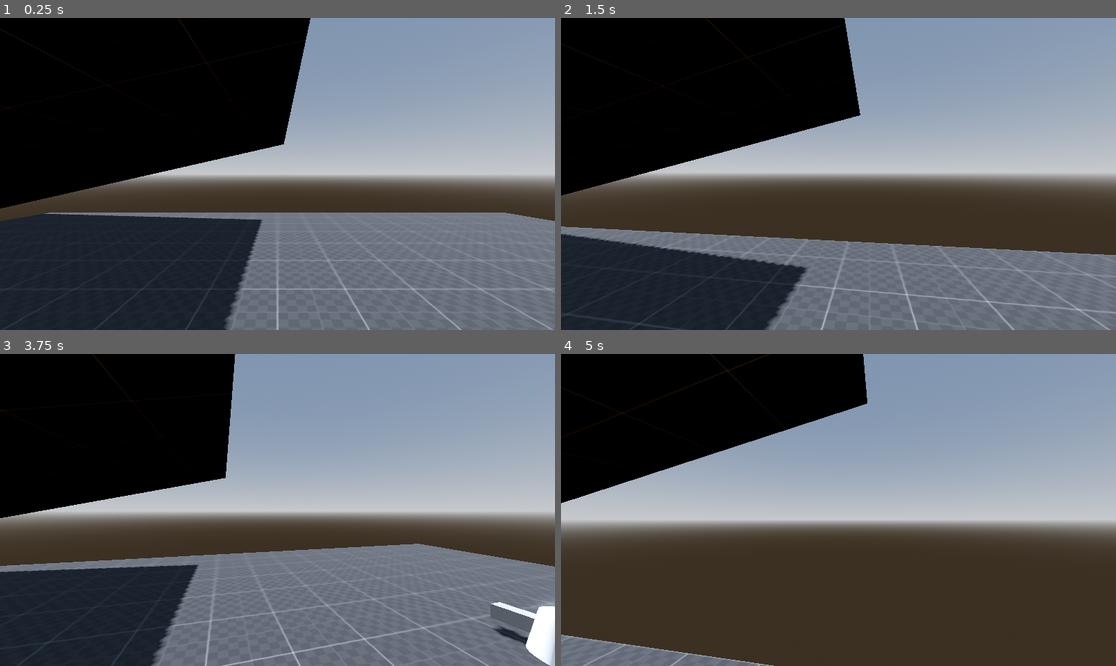
Above: before the commit, frames 1-4 (two rows, left to right).
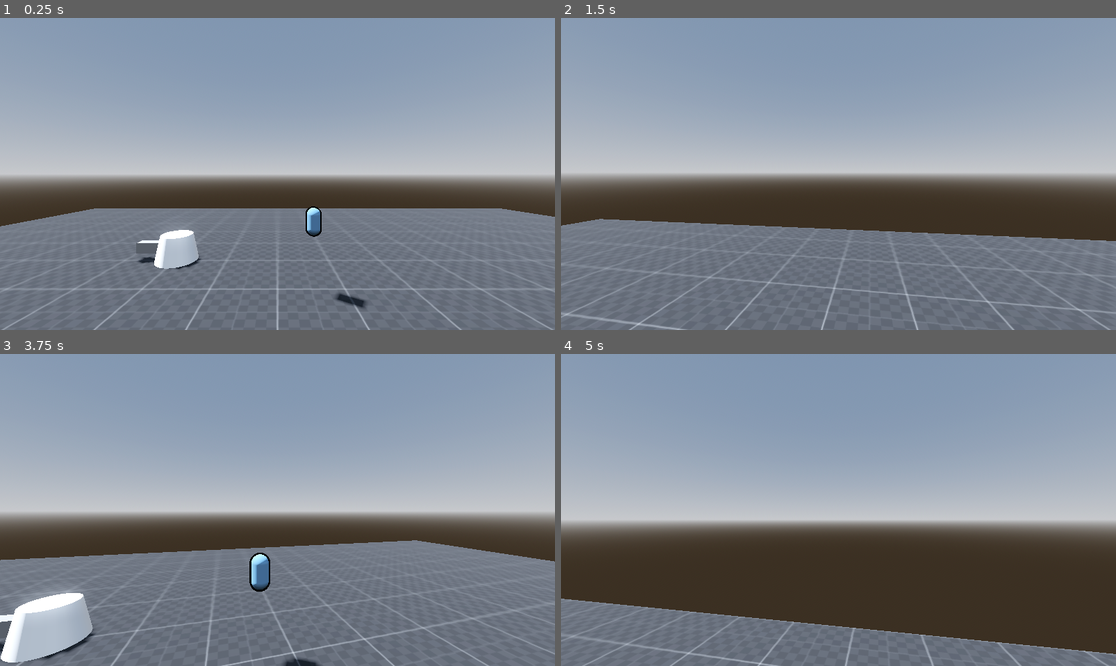
Above: after the commit, the same moments.

Repository: Acux-Dev/tdmonsters
Game: Godot game, scene res://Scenes/Terrain/testTerrain.tscn
The game is run twice, just before and just after one commit, with the same random seed, the same clock (stepped at 60 frames per second) and the same inputs. The project has no main scene, so this scene is started directly.
Inputs (mouse positions are in pixels of both pictures, inside the frame that each line leads up to):
- Up to frame 1 (0.25 s): no input
- Up to frame 2 (1.5 s): tap Enter (ui_accept) at 0.5, 0.77 s; move the mouse to (866, 174) at 0.52 s; press the mouse at (866, 174) at 0.53 s; hold W (forward) from 0.53 s (still down); move the mouse to (810, 174) at 1.27 s; release the mouse at (810, 174) at 1.28 s; tap Ctrl (crouch) at 1.35 s
- Up to frame 3 (3.75 s): keep holding W (forward); tap Enter (ui_accept) at 1.52, 2.75, 3.02 s; move the mouse to (288, 503) at 2.02 s; hold Alt (free_look) 2.03-2.78 s; move the mouse to (271, 516) at 2.77 s; tap Shift (sprint) at 2.85 s; tap F1 (debug_reset) at 3.5 s; move the mouse to (316, 513) at 3.52 s; tap O at 3.6 s
- Up to frame 4 (5 s): keep holding W (forward); tap Enter (ui_accept) at 3.77, 4.52 s; move the mouse to (794, 506) at 4.27 s; tap U at 4.35 s

The runs differ from the first frame. In frame 1, 44% of the frame differs, in the area x 0-100%, y 0-100%; in frame 2, 38%; in frame 3, 32%; in frame 4, 28%.

Commit message:
Fix: Player Collision with bullets, enemies and towers
player stopped colliding with bullets, enemies and towers, now it has a separate layer

Diff:
--- a/Scenes/Player/Player.tscn
+++ b/Scenes/Player/Player.tscn
@@ -10,6 +10,8 @@
 height = 1.2
 
 [node name="Player" type="CharacterBody3D"]
+collision_layer = 2
+collision_mask = 2
 script = ExtResource("1_wu2ko")
 
 [node name="Standing_collision_shape" type="CollisionShape3D" parent="."]
--- a/Scenes/Terrain/testTerrain.tscn
+++ b/Scenes/Terrain/testTerrain.tscn
@@ -37,12 +37,16 @@
 [node name="CSGBox3D" type="CSGBox3D" parent="stage"]
 transform = Transform3D(1, 0, 0, 0, 1, 0, 0, 0, 1, 0, -0.5, 0)
 use_collision = true
+collision_layer = 3
+collision_mask = 3
 size = Vector3(20, 1, 20)
 material = SubResource("StandardMaterial3D_hp7fv")
 
 [node name="CSGBox3D2" type="CSGBox3D" parent="stage"]
 transform = Transform3D(0.975207, -0.221293, 0, 0.221293, 0.975207, 0, 0, 0, 1, -9.58376, 1.28991, 0)
 use_collision = true
+collision_layer = 3
+collision_mask = 3
 size = Vector3(20, 1, 20)
 material = SubResource("StandardMaterial3D_hp7fv")
 
@@ -56,12 +60,12 @@
 shadow_enabled = true
 
 [node name="Player" parent="." instance=ExtResource("2_pc7tu")]
-transform = Transform3D(1, 0, 0, 0, 1, 0, 0, 0, 1, 0, 0, -1)
+transform = Transform3D(-4.37114e-08, 0, -1, 0, 1, 0, 1, 0, -4.37114e-08, 0, 0, -1)
 
 [node name="TowerContainer" type="Node3D" parent="."]
 
 [node name="EnemyPath" type="Path3D" parent="."]
-transform = Transform3D(1, 0, 0, 0, 1, 0, 0, 0, 1, 3, 0.5, 0)
+transform = Transform3D(1, 0, 0, 0, 1, 0, 0, 0, 1, 3, 1, 0)
 curve = SubResource("Curve3D_dh756")
 
 [node name="EnemySpawnTimer" type="Timer" parent="."]
